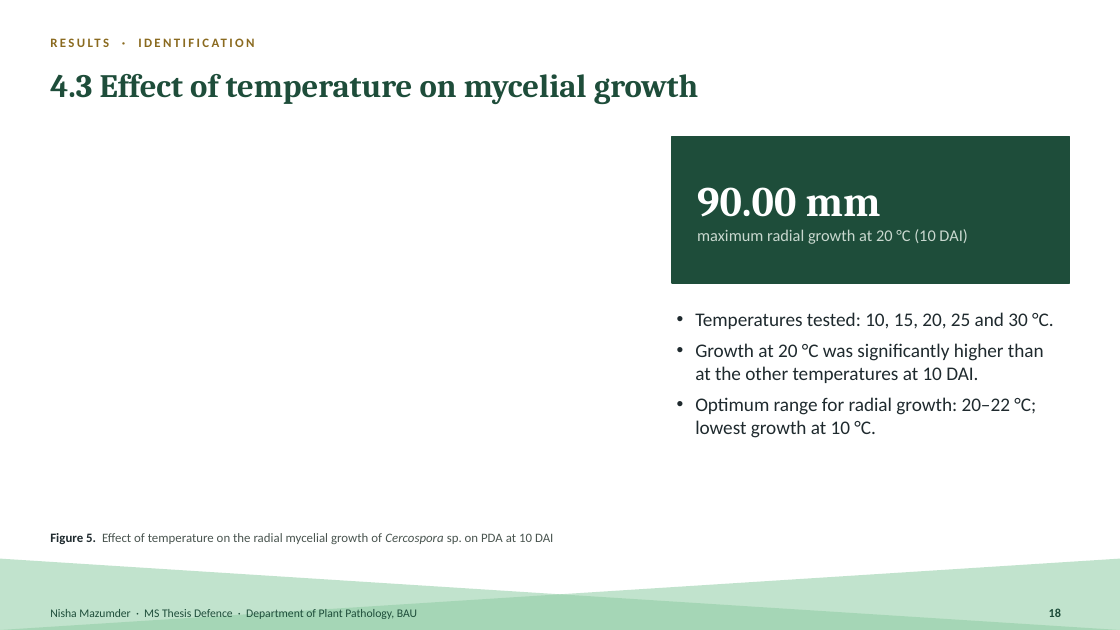
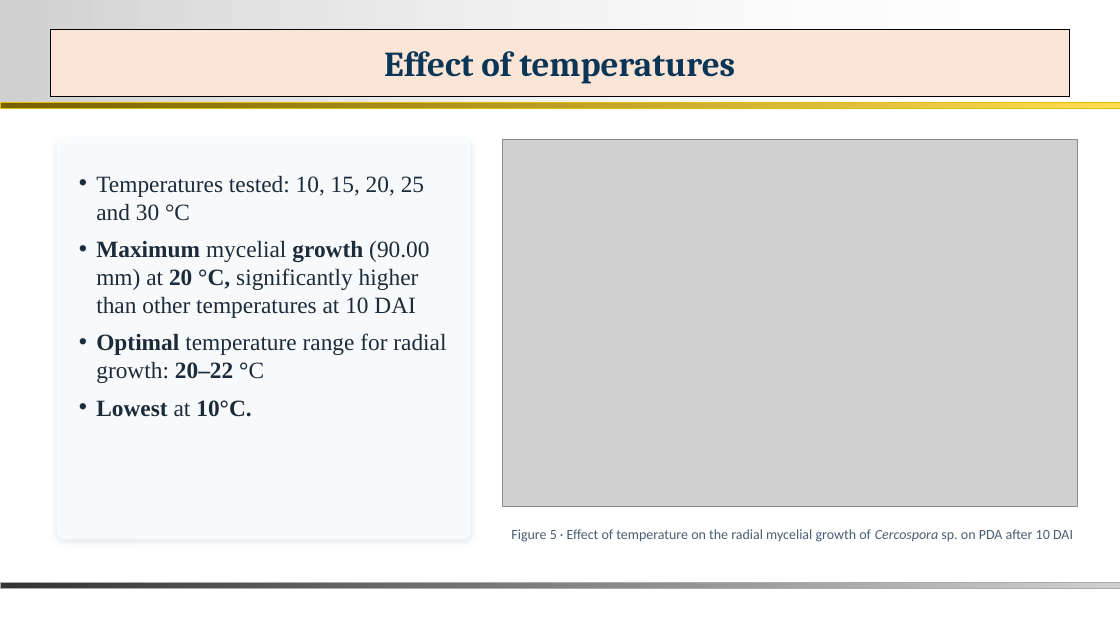
Before and after one commit to bipro-b/nm-documenents, a slide deck: slide 14 of docs/Nisha_MS_Thesis_Defence.pptx (slide 18 before the commit). Drawn at 1120x630 pixels with LibreOffice and Linux fonts; fonts in the diff are those of the drawing; grey boxes stand for pictures; background and template pictures are left out. Boxes give left, top, right and bottom in pixels: in the first picture for what was removed or moved away, otherwise in the second. Text is boxed around its words. In the diff, an @@ line names an element or a change of style, - is before the commit and + after.

```diff
--- a/docs/Nisha_MS_Thesis_Defence.pptx
+++ b/docs/Nisha_MS_Thesis_Defence.pptx
@@ rectangle added at (0,0,1120,103), fill gradient #D0D0D0 to #FFFFFF @@
@@ title added at (50,29,1070,97), fill #FBE5D6, outline #000000 0.75 pt, 30 pt, text #0B3557, bold @@
+Effect of temperatures
@@ text removed at (50,30,1070,54) @@
-RESULTS · IDENTIFICATION
@@ text removed at (50,74,698,104) @@
-4.3 Effect of temperature on mycelial growth
@@ rectangle added at (0,103,1120,108), fill gradient #766000 to #FFDE53, outline #E8BC00 0.26 pt @@
@@ rounded rectangle added at (56,139,471,539), fill #FFFFFF at 75% opacity @@
@@ picture added at (502,139,1077,507) @@
@@ rectangle removed at (672,136,1070,283) @@
@@ text at (96,175,446,417): text changed; size 16.5 to 20 pt; font Calibri to Times New Roman; text colour #1F2A2E to #1C2B3A @@
-• Temperatures tested: 10, 15, 20, 25 and 30 °C.
-• Growth at 20 °C was significantly higher than at the other temperatures at 10 DAI.
-• Optimum range for radial growth: 20–22 °C; lowest growth at 10 °C.
+• Temperatures tested: 10, 15, 20, 25 and 30 °C
+• Maximum mycelial growth (90.00 mm) at 20 °C, significantly higher than other temperatures at 10 DAI
+• Optimal temperature range for radial growth: 20–22 °C
+• Lowest at 10°C.
@@ text removed at (697,187,967,244) @@
-90.00 mm
-maximum radial growth at 20 °C (10 DAI)
@@ text at (511,529,1073,542): text changed; size 11 to 12 pt; text colour #4A5550 to #4A5F73 @@
-Figure 5. Effect of temperature on the radial mycelial growth of Cercospora sp. on PDA at 10 DAI
+Figure 5 · Effect of temperature on the radial mycelial growth of Cercospora sp. on PDA after 10 DAI
@@ right triangle removed at (0,559,1120,630) @@
@@ right triangle removed at (0,559,1120,630) @@
@@ rectangle added at (0,582,1120,588), fill gradient #333333 to #D0D0D0, outline #ABABAB 0.26 pt @@
@@ text removed at (50,609,417,619) @@
-Nisha Mazumder · MS Thesis Defence · Department of Plant Pathology, BAU
@@ page number removed at (1049,608,1061,617) @@
-18
```
Also in this commit, not shown: 30 other slides changed, 6 slides added, 7 slides removed, 1 other file.
